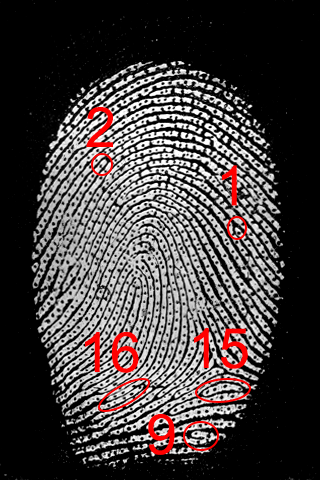
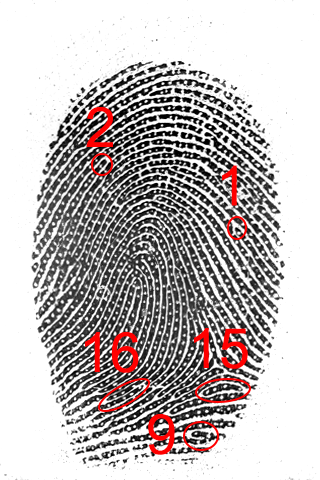
Layer changes from the first w=320, h=480 image to the second:
painted on "Elipsa 4" over [99, 382, 149, 409]
painted on "Warstwa 0" over [0, 0, 320, 480]
